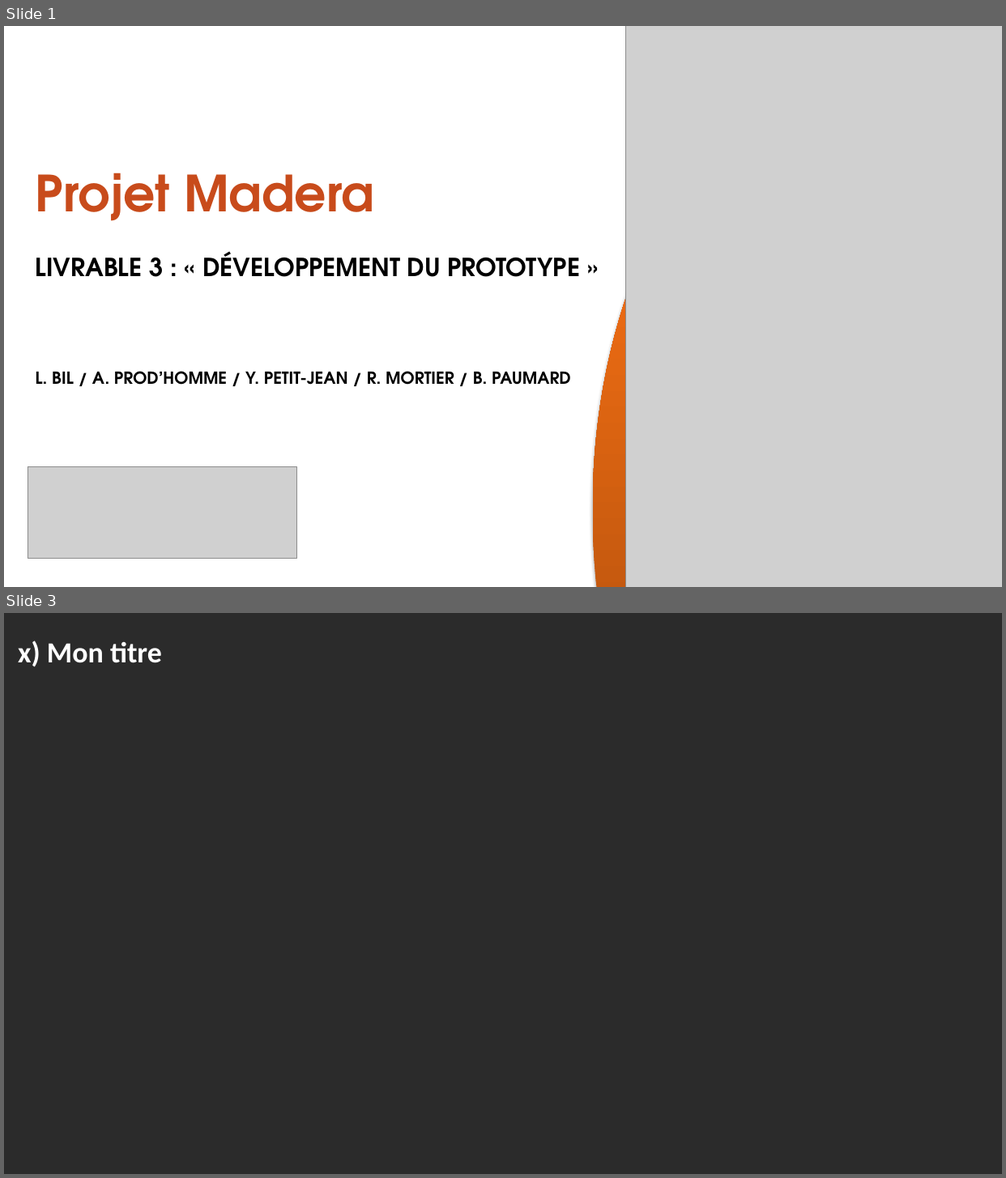
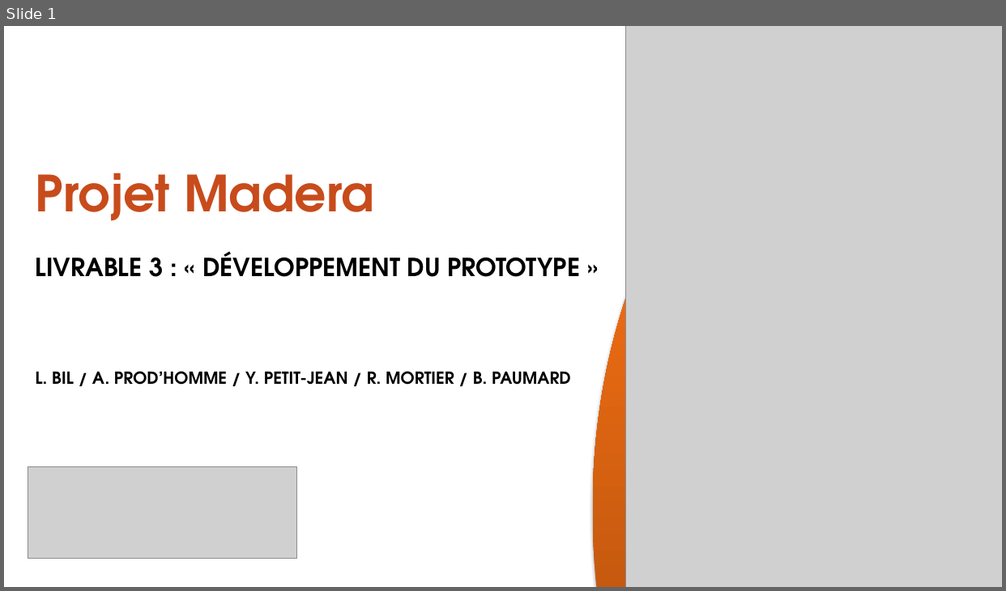
Before and after one commit to Sag64/PFR, a slide deck: Livrable3/ppt-livrable3.pptx. Shown one above the other, each under a label of ours: slides 1 and 3 before the commit, slide 1 after it; the slides between them are not shown. The pictures are 1006x1178 and 1006x591 pixels, drawn with LibreOffice and Linux fonts; fonts in the diff are those of the drawing; grey boxes stand for pictures; background and template pictures are left out; a plain dark background stands for a picture behind light text. Boxes give left, top, right and bottom in pixels: in the first picture for what was removed or moved away, otherwise in the second. Text is boxed around its words. In the diff, an @@ line names an element or a change of style, - is before the commit and + after.

```diff
--- a/Livrable3/ppt-livrable3.pptx
+++ b/Livrable3/ppt-livrable3.pptx
@@ slide 3 removed at [4,613,1002,1174], background picture (left out) @@
@@ text removed at [18,641,162,667] @@
-x) Mon titre
```
Also in this commit, not shown: 1 slide changed, 2 slides added, 1 other file.
